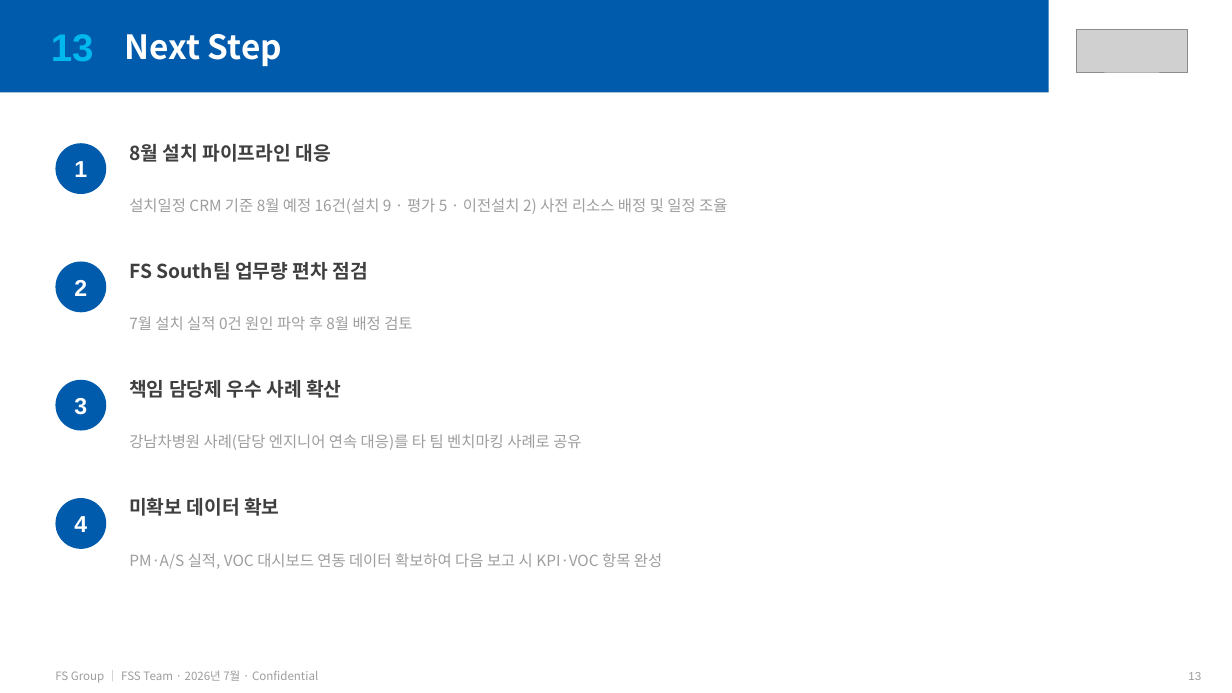
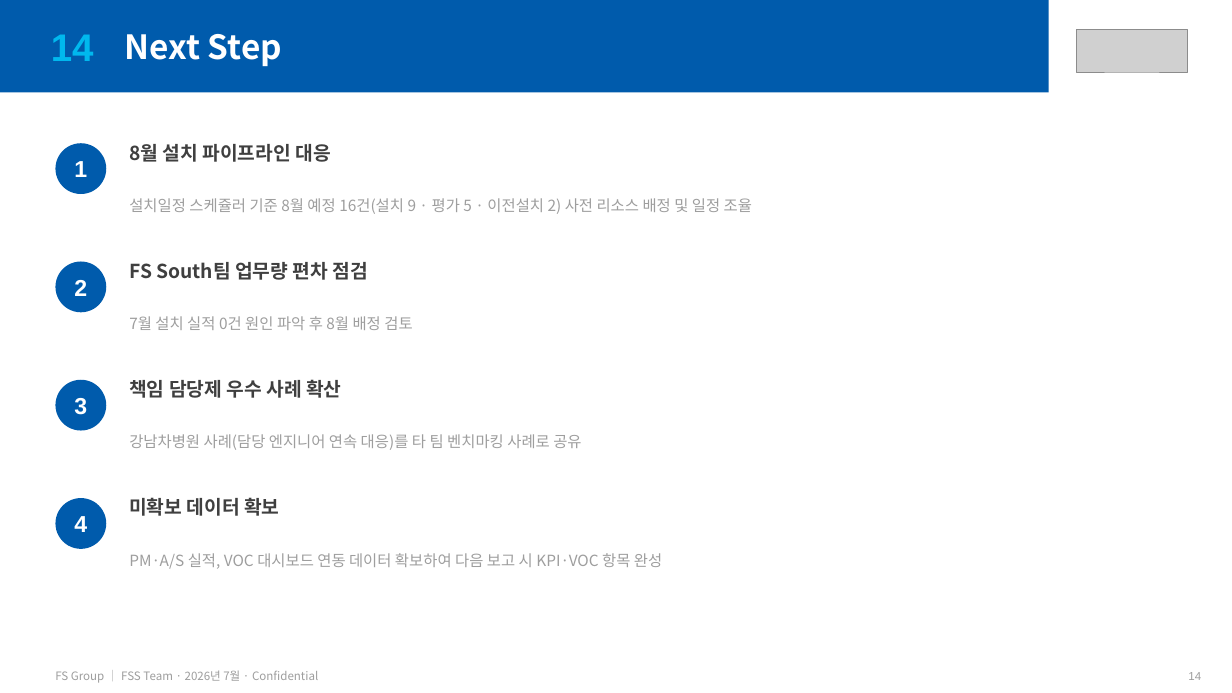
Before and after one commit to balhm12/Sysmex-schedule, a slide deck: slide 14 of reports/FSG_월간서비스보고_202607/FSG_월간서비스보고_202607.pptx (slide 13 before the commit). Drawn at 1232x693 pixels with LibreOffice and Linux fonts; fonts in the diff are those of the drawing; grey boxes stand for pictures. Boxes give left, top, right and bottom in pixels: in the first picture for what was removed or moved away, otherwise in the second. Text is boxed around its words. In the diff, an @@ line names an element or a change of style, - is before the commit and + after.

```diff
--- a/reports/FSG_월간서비스보고_202607/FSG_월간서비스보고_202607.pptx
+++ b/reports/FSG_월간서비스보고_202607/FSG_월간서비스보고_202607.pptx
@@ text at box(51, 34, 94, 61): text changed @@
-13
+14
@@ text at box(129, 198, 752, 214): text changed @@
-설치일정 CRM 기준 8월 예정 16건(설치 9 · 평가 5 · 이전설치 2) 사전 리소스 배정 및 일정 조율
+설치일정 스케쥴러 기준 8월 예정 16건(설치 9 · 평가 5 · 이전설치 2) 사전 리소스 배정 및 일정 조율
@@ text at box(1188, 672, 1201, 680): text changed @@
-13
+14
```
Also in this commit, not shown: 8 other slides changed, 1 slide added, 1 other file.
